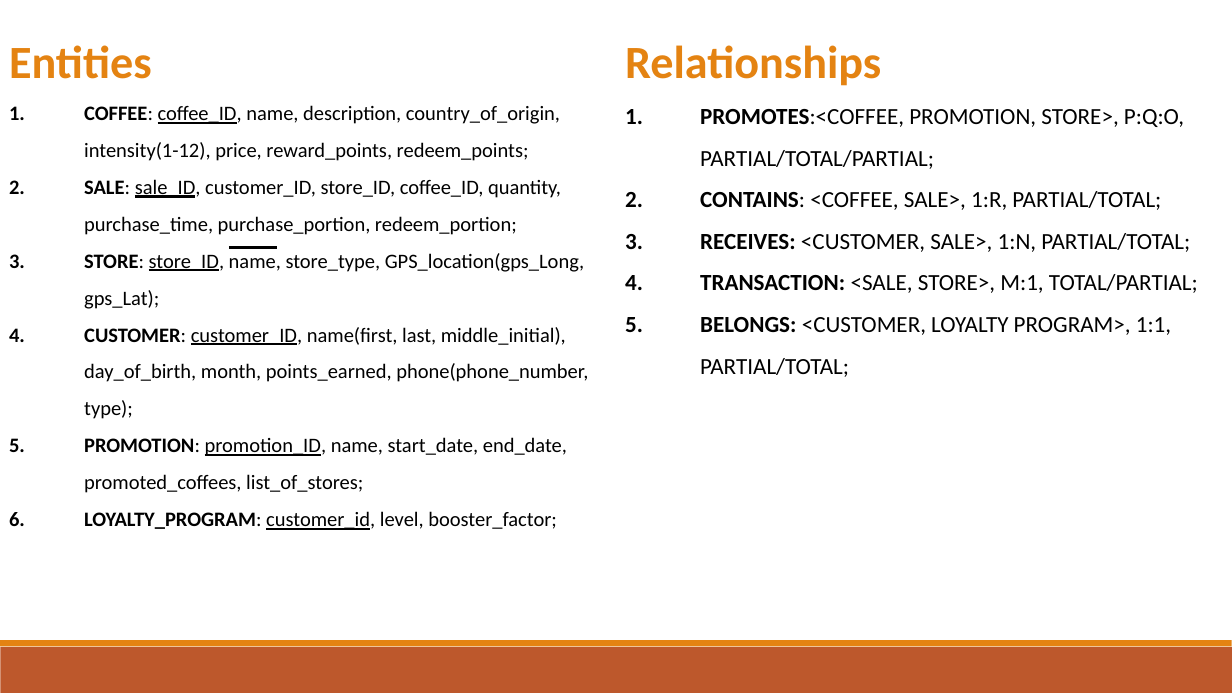
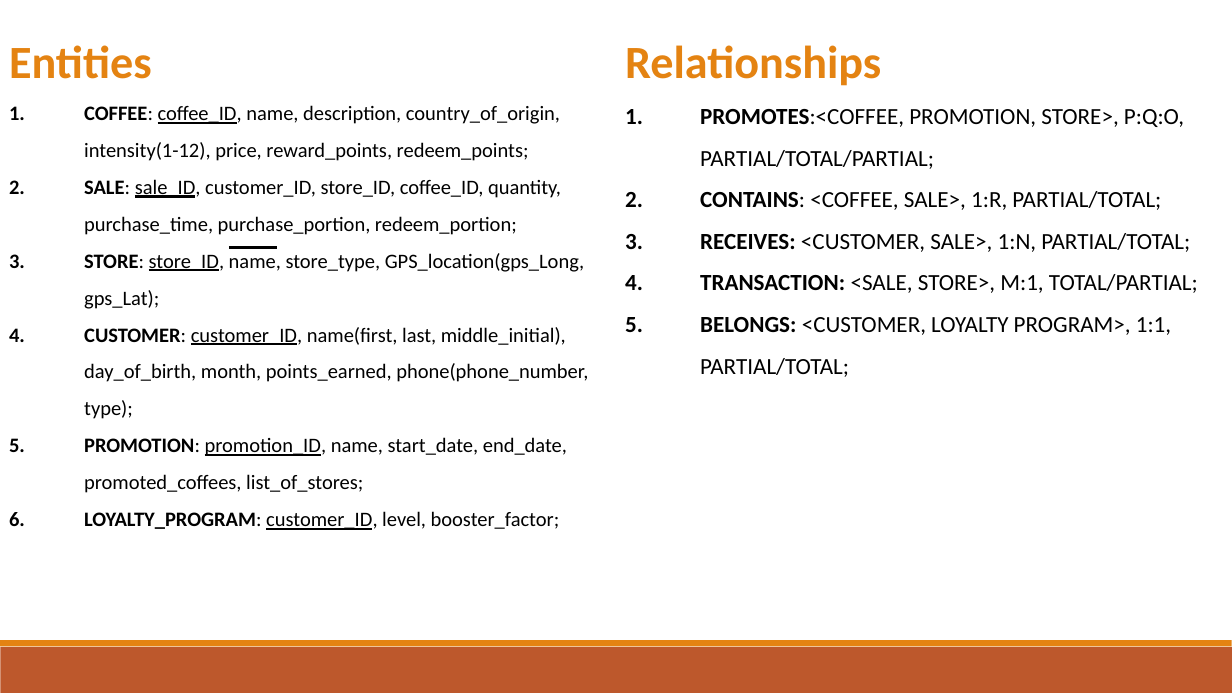
Before and after one commit to cnecciai/BoutiqueCoffee, a slide deck: slide 6 of Phase I/ER Model.pptx. Drawn at 1232x693 pixels with LibreOffice and Linux fonts; fonts in the diff are those of the drawing. Boxes give left, top, right and bottom in pixels: in the first picture for what was removed or moved away, otherwise in the second. Text is boxed around its words. In the diff, an @@ line names an element or a change of style, - is before the commit and + after.

```diff
--- a/Phase I/ER Model.pptx
+++ b/Phase I/ER Model.pptx
@@ text at [84,511,560,530]: text changed @@
-6. LOYALTY_PROGRAM: customer_id, level, booster_factor;
+6. LOYALTY_PROGRAM: customer_ID, level, booster_factor;
```
Also in this commit, not shown: 2 other slides changed, 3 other files.
